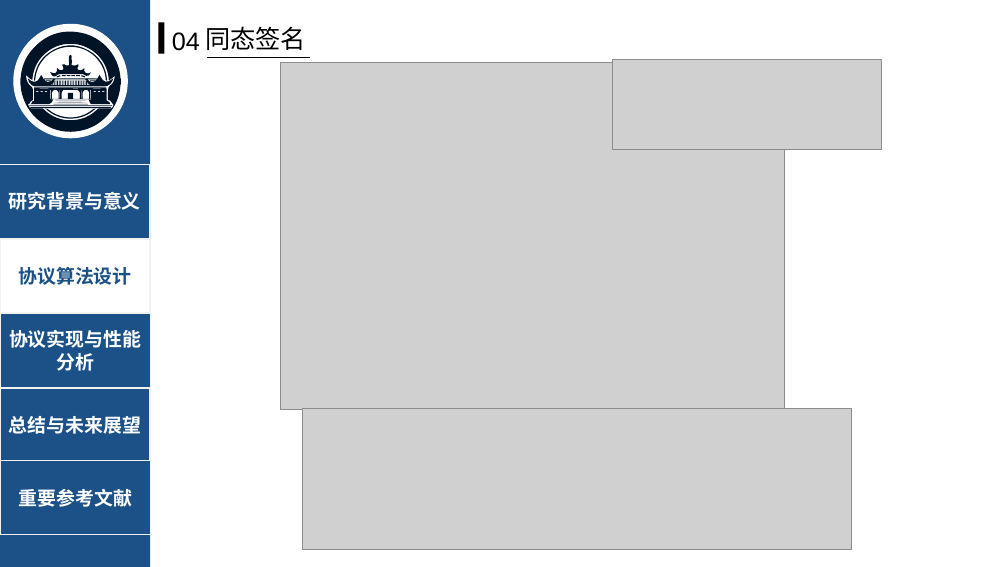
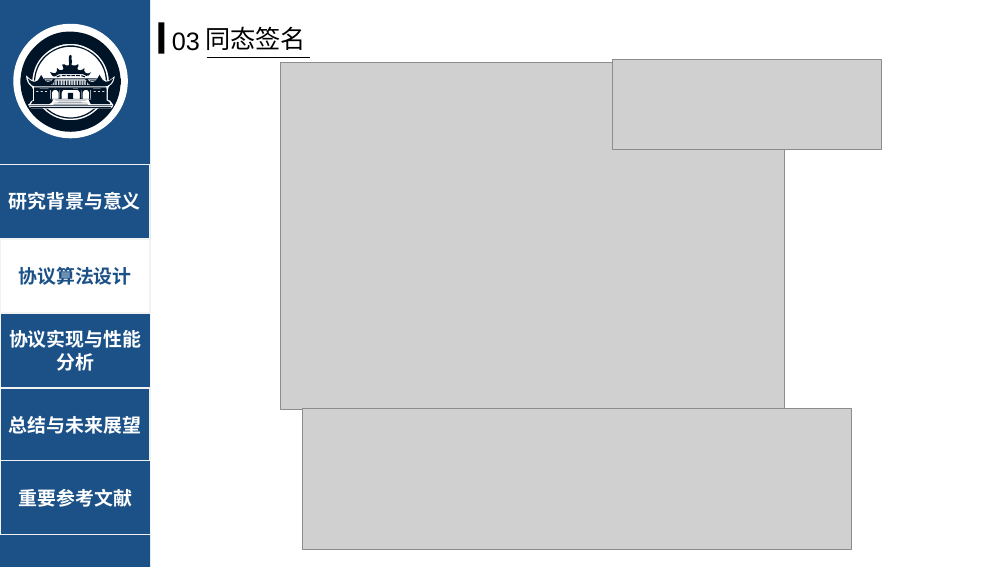
Before and after one commit to jerry-luo-zl/Searchable-Encrption-MC-JXT, a slide deck: slide 13 of pre/毕设答辩-罗之龙.pptx (slide 14 before the commit). Drawn at 1008x567 pixels with LibreOffice and Linux fonts; fonts in the diff are those of the drawing; grey boxes stand for pictures. Boxes give left, top, right and bottom in pixels: in the first picture for what was removed or moved away, otherwise in the second. Text is boxed around its words. In the diff, an @@ line names an element or a change of style, - is before the commit and + after.

```diff
--- a/pre/毕设答辩-罗之龙.pptx
+++ b/pre/毕设答辩-罗之龙.pptx
@@ text at (x1=172, y1=32, x2=200, y2=51): text changed @@
-04
+03
```
Also in this commit, not shown: 12 other slides changed, 1 slide removed, 9 other files.
